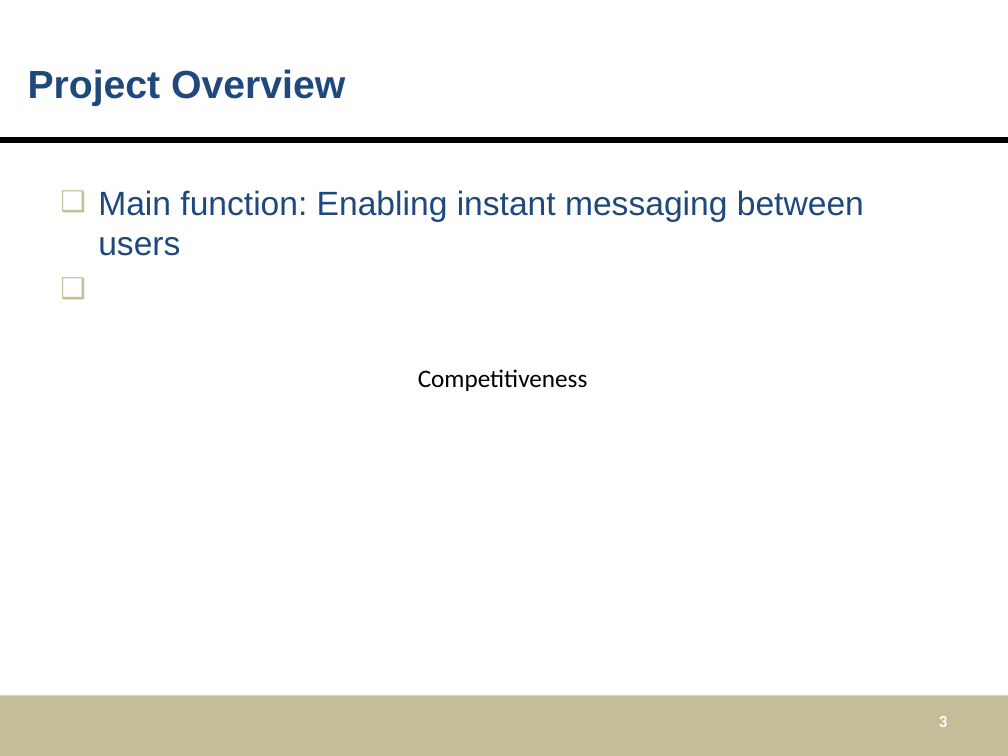
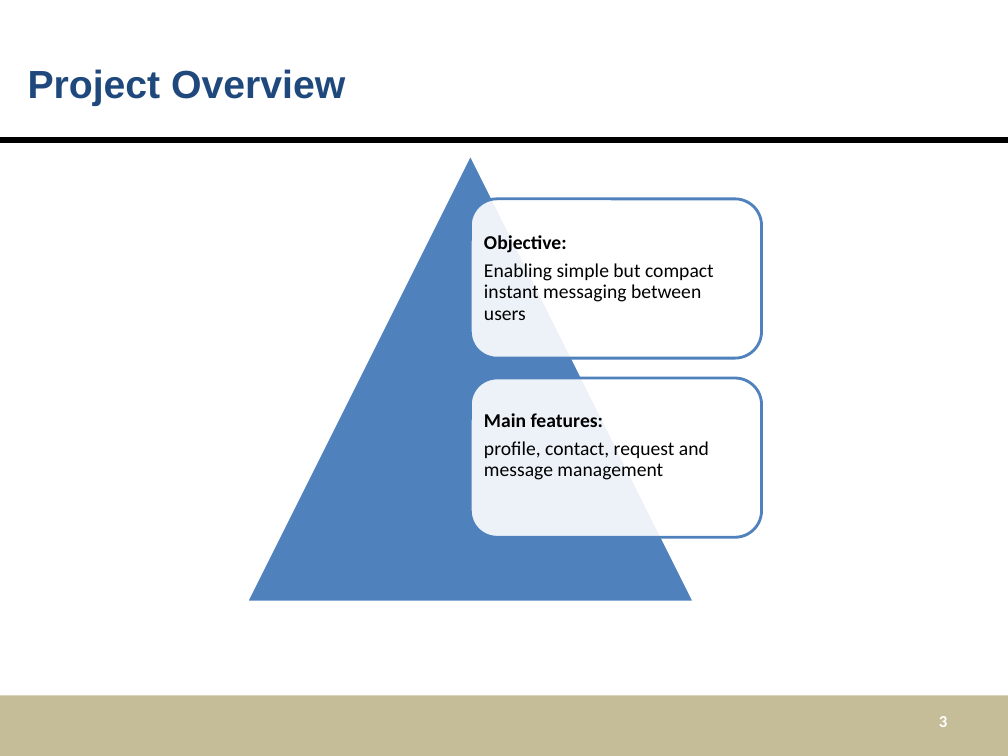
Before and after one commit to mdger/UGNM_Instantmessaging, a slide deck: slide 3 of LAS2peer-Template-Project/doc/PresentationIM.pptx. Drawn at 1008x756 pixels with LibreOffice and Linux fonts; fonts in the diff are those of the drawing. Boxes give left, top, right and bottom in pixels: in the first picture for what was removed or moved away, otherwise in the second. Text is boxed around its words. In the diff, an @@ line names an element or a change of style, - is before the commit and + after.

Commit message:
Presentation
Part: Project overview

```diff
--- a/LAS2peer-Template-Project/doc/PresentationIM.pptx
+++ b/LAS2peer-Template-Project/doc/PresentationIM.pptx
@@ text removed at (x1=98, y1=190, x2=864, y2=256) @@
-❑ Main function: Enabling instant messaging between users
@@ text removed at (x1=418, y1=369, x2=588, y2=391) @@
-Competitiveness
@@ group added at (x1=246, y1=154, x2=762, y2=602): 2 rounded rectangles, 2 texts, 1 triangle @@
+Objective:
+Enabling simple but compact instant messaging between users
+Main features:
+profile, contact, request and message management
```
Also in this commit, not shown: 1 other slide changed.
